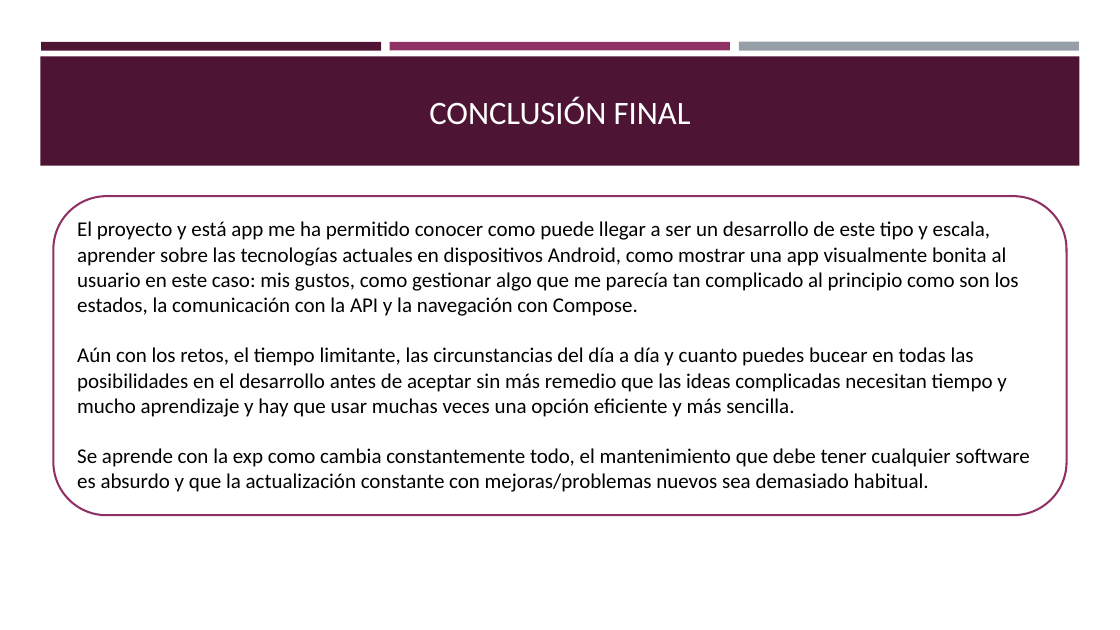
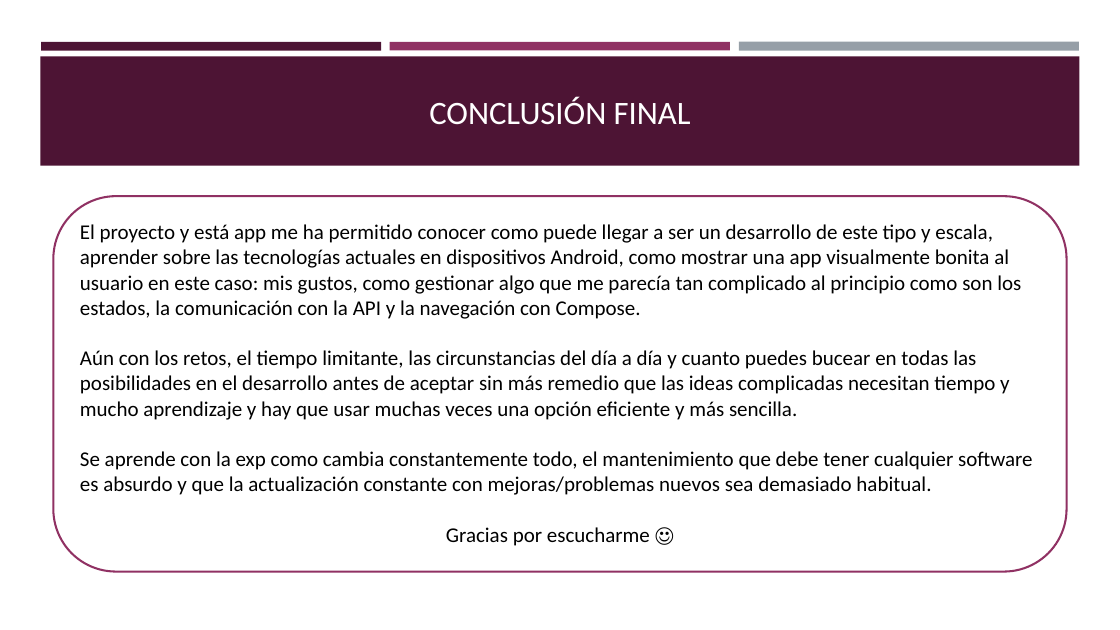
Before and after one commit to AlexGhubb/Anizeno, a slide deck: slide 10 of Defensa/Proyecto app Anizeno.pptx. Drawn at 1120x630 pixels with LibreOffice and Linux fonts; fonts in the diff are those of the drawing. Boxes give left, top, right and bottom in pixels: in the first picture for what was removed or moved away, otherwise in the second. Text is boxed around its words. In the diff, an @@ line names an element or a change of style, - is before the commit and + after.

```diff
--- a/Defensa/Proyecto app Anizeno.pptx
+++ b/Defensa/Proyecto app Anizeno.pptx
@@ rounded rectangle "El proyecto y está app ...": place and size @@
-rounded rectangle "El proyecto y está app ..." at (54, 197, 1067, 516)
+rounded rectangle "El proyecto y está app ..." at (54, 197, 1067, 572)
@@ text in rounded rectangle at (446, 527, 650, 546): paragraph added @@
+Gracias por escucharme ☺
```
Also in this commit, not shown: 3 other slides changed, 1 other file.
